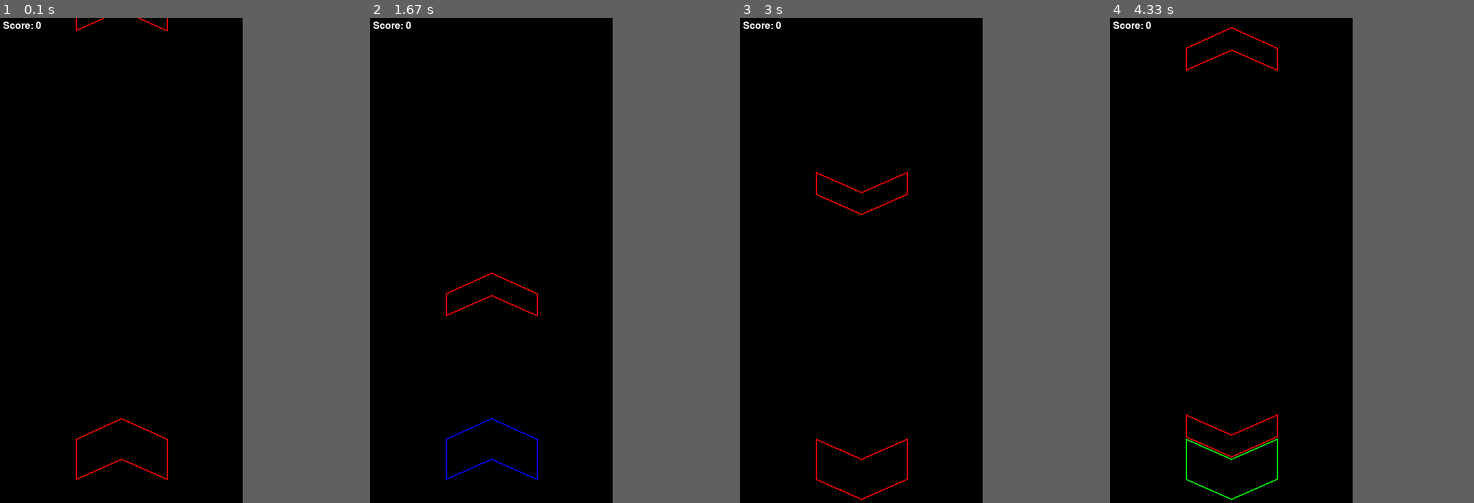
Above: before the commit, frames 1-4 (left to right).
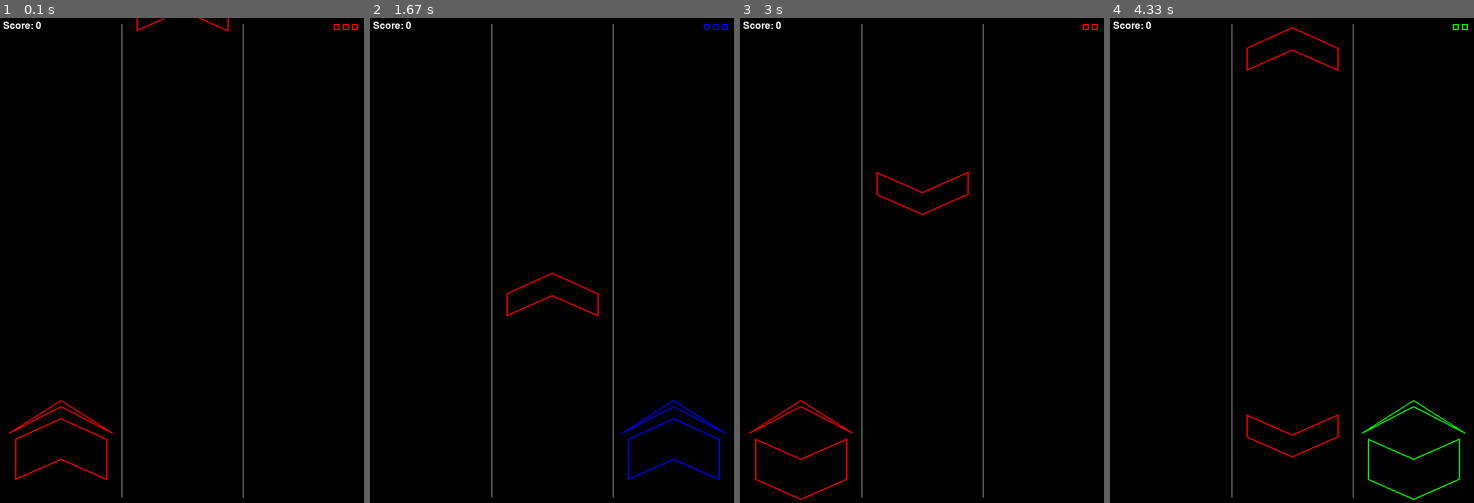
Above: after the commit, the same moments.

Repository: Rosebotics/catapult2019
Game: pygame game, started from projects/Henry_Tyler/main.py
Two runs of this game, one before a commit and one after it. Both use one fixed random seed, a clock stepped at 60 frames per second and the inputs below.
Inputs:
- Up to frame 1 (0.1 s): no input
- Up to frame 2 (1.67 s): hold Right 0.33-0.8 s; hold Up 0.83-1.13 s; hold Right 1.17-1.63 s; hold D 1.17-1.63 s
- Up to frame 3 (3 s): hold Left 1.67-2.2 s; hold A 1.67-2.2 s; hold Down 2.23-2.53 s; hold S 2.23-2.53 s; hold Left 2.57-2.97 s; hold A 2.57-2.97 s
- Up to frame 4 (4.33 s): hold Up 3-3.37 s; hold Right 3.4-4.03 s; hold D 3.4-4.03 s; hold Down from 4.07 s (still down); hold S from 4.07 s (still down)
In our replay, the window is 400x800 before the commit and 600x800 after it. These sizes can differ from the game's own. Grey fills any space a smaller window leaves; there, only what the larger window draws over its background counts as a difference.

The runs differ from the first frame. In frame 1, 1.3% of the frame differs, in the area x 2-99%, y 0-99%; in frame 2, 1.5%; in frame 3, 1.5%; in frame 4, 1.8%, in the area x 20-99%, y 1-100%.

Commit message:
project completed columns and working on timing shield

Diff:
--- a/projects/Henry_Tyler/main.py
+++ b/projects/Henry_Tyler/main.py
@@ -1,28 +1,58 @@
 import pygame, sys, random, time
 from pygame.locals import *
 
+class Column:
+    def __init__(self, screen):
+        self.screen = screen
+
+    def getX(self, column):
+        return (column * int(self.screen.get_width()/3)) + 25
+    def draw(self):
+        pygame.draw.line(self.screen, (100, 100, 100), (200, 10), (200, 790), 2)
+        pygame.draw.line(self.screen, (100, 100, 100), (400, 10), (400, 790), 2)
+
 class Player:
-    def __init__(self, screen, column, direction, color):
+    def __init__(self, screen, x, column, direction, color):
         self.screen = screen
-        self.x = 125
+        self.column = column
+        self.x = x
         self.y = 760
-        self.column = column
+        self.canBlock = False
         self.direction = direction
         self.color = color
-        self.lives = 2
+        self.lives = 3
 
     def draw(self):
-        #pygame.draw.polygon(self.screen, self.color, [(self.x, self.y), (self.x+50, self.y-20), (self.x + 100, self.y), (self.x + 100, self.y +50), (self.x + 50, self.y +30), (self.x, self.y +50)])
         if self.direction:
             pygame.draw.polygon(self.screen, self.color, [(self.x, self.y), (self.x, self.y - 66), (self.x + 75, self.y - 100), (self.x + 150, self.y - 66), (self.x + 150, self.y), (self.x + 75, self.y - 33)], 2)
-            # pygame.draw.polygon(self.screen, self.color, [(self.x, self.y), (self.x+50, self.y-20), (self.x + 100, self.y), (self.x + 100, self.y +50), (self.x + 50, self.y +30), (self.x, self.y +50)])
         else:
             pygame.draw.polygon(self.screen, self.color, [(self.x, self.y), (self.x, self.y - 66), (self.x + 75, self.y - 33), (self.x + 150, self.y - 66), (self.x + 150, self.y), (self.x + 75, self.y + 33)], 2)
-            #pygame.draw.polygon(self.screen, self.color, [(self.x, self.y), (self.x+50, self.y + 20), (self.x + 100, self.y), (self.x + 100, self.y +50), (self.x + 50, self.y + 70), (self.x, self.y +50)])
     def move(self):
         pass
     def isHit(self, enemy):
         return pygame.Rect(self.x, self.y - 33, self.x +150, self.y+100).collidepoint(enemy.x, enemy.y)
+    def drawHealth(self):
+        if self.lives == 3:
+            pygame.draw.rect(self.screen, self.color, (self.screen.get_width() - 20, 10, 10, 10), 2)
+            pygame.draw.rect(self.screen, self.color, (self.screen.get_width() - 35, 10, 10, 10), 2)
+            pygame.draw.rect(self.screen, self.color, (self.screen.get_width() - 50, 10, 10, 10), 2)
+        elif self.lives == 2:
+            pygame.draw.rect(self.screen, self.color, (self.screen.get_width() - 20, 10, 10, 10), 2)
+            pygame.draw.rect(self.screen, self.color, (self.screen.get_width() - 35, 10, 10, 10), 2)
+        elif self.lives == 1:
+            pygame.draw.rect(self.screen, self.color, (self.screen.get_width() - 20, 10, 10, 10), 2)
+        else:
+            pass
+
+    def drawShield(self):
+        pygame.draw.polygon(self.screen, self.color,
+                            [(self.x - 10, self.y - 76), (self.x + 75, self.y - 130), (self.x + 160, self.y - 76),
+                             (self.x + 75, self.y - 120)], 2)
+        # if self.direction:
+        #     pygame.draw.polygon(self.screen, self.color, [(self.x - 10, self.y - 76), (self.x + 75, self.y - 130), (self.x + 160, self.y - 76), (self.x + 75, self.y - 120)], 2)
+        # else:
+        #     pygame.draw.polygon(self.screen, self.color, [(self.x - 10, self.y - 76), (self.x + 75, self.y - 44), (self.x + 160, self.y - 76), (self.x + 75, self.y - 54)], 2)
+
 
 
 class Enemy:
@@ -31,7 +61,7 @@
         self.column = column
         self.direction = random.choice([True, False])
         self.color = random.choice([(255, 0, 0), (0, 255, 0), (0, 0, 255)])
-        self.x = 125
+        self.x = 0
         self.y = y
         self.speed = speed
         self.is_hit = False
@@ -49,8 +79,9 @@
     def __init__(self, screen):
         self.screen = screen
         self.enemy_list = []
+
     def spawn(self):
-        self.enemy_list.append(Enemy(self.screen, 1, 0, 5))
+        self.enemy_list.append(Enemy(self.screen, random.randint(0, 2), 0, 5))
 
     def draw(self):
         for enemy in self.enemy_list:
@@ -65,12 +96,14 @@
             if enemy.is_hit:
                 self.enemy_list.remove(enemy)
 
-    def isAtBottom(self):
+    def isAtBottom(self, player):
         for enemy in self.enemy_list:
             if enemy.y > self.screen.get_height():
                 self.enemy_list.remove(enemy)
+                player.lives -= 1
             elif enemy.y > self.screen.get_height() - 33 and not enemy.direction:
                 self.enemy_list.remove(enemy)
+                player.lives -= 1
 
 class Score:
     def __init__(self, screen):
@@ -87,16 +120,17 @@
     pygame.init()
     clock = pygame.time.Clock()
     pygame.display.set_caption("cool gaem")
-    screen = pygame.display.set_mode((400, 800))
+    screen = pygame.display.set_mode((600, 800))
 
-    player = Player(screen, 1, True, (255, 0, 0))
+    player = Player(screen, 1, 0, True, (255, 0, 0))
     enemy_list = EnemyList(screen)
     gameclock = time.time()
     score = Score(screen)
     enemy_list.spawn()
     up_hit = pygame.mixer.Sound("sword_hit.wav")
     down_hit = pygame.mixer.Sound("shield_hit.wav")
-    lives = 3
+    font = pygame.font.Font(None, 50)
+    column = Column(screen)
     while True:
         clock.tick(60)
         for event in pygame.event.get():
@@ -114,36 +148,48 @@
                 player.color = (0, 255, 0)
             elif pressed_keys[K_d]:
                 player.color = (0, 0, 255)
-        #   elif pressed_keys[K_a] and pressed_keys[K_s]:
-        #       player.color = (255, 255, 0)
-        #   elif pressed_keys[K_s] and pressed_keys[K_d]:
-        #       player.color = (0, 255, 255)
-        #   elif pressed_keys[K_a] and pressed_keys[K_d]:
-        #       player.color = (255, 0, 255)
-        #   elif pressed_keys[K_a] and pressed_keys[K_s] and pressed_keys[K_d]:
-        #       player.color = (255, 255, 255)
+            # -SET PLAYER COLUMN-
+            if pressed_keys[K_LEFT] and not player.column == 0:
+                player.column -= 1
+            elif pressed_keys[K_RIGHT] and not player.column == 2:
+                player.column += 1
 
             # -EXIT-
             if event.type == pygame.QUIT:
                 sys.exit()
-        if gameclock + 2 < time.time():
-            enemy_list.spawn()
-            gameclock = time.time()
-        for enemy in enemy_list.enemy_list:
-            if player.isHit(enemy) and player.direction == enemy.direction and player.color == enemy.color:
-                if player.direction:
-                    pygame.mixer.Sound.play(up_hit)
-                else:
-                    pygame.mixer.Sound.play(down_hit)
-                enemy.is_hit = True
-                score.score += 100
-        enemy_list.removeHitEnemies()
-        enemy_list.isAtBottom()
-        screen.fill(pygame.Color("Black"))
-        player.draw()
-        enemy_list.draw()
-        enemy_list.move()
-        score.draw()
+
+
+
+        if player.lives < 1:
+            text_as_image = font.render("Game Over!", False, (255, 255, 255))
+            screen.blit(text_as_image, (200, 400))
+        else:
+            player.x = column.getX(player.column)
+            if gameclock + 2 < time.time():
+                enemy_list.spawn()
+                gameclock = time.time()
+            for enemy in enemy_list.enemy_list:
+                enemy.x = column.getX(enemy.column)
+                if player.isHit(enemy) and player.direction == enemy.direction and player.color == enemy.color:
+                    if player.direction:
+                        pygame.mixer.Sound.play(up_hit)
+                    else:
+                        pygame.mixer.Sound.play(down_hit)
+                    enemy.is_hit = True
+                    score.score += 100
+                elif player.isHit(enemy):
+                    enemy.is_hit = True
+                    player.lives -= 1
+            enemy_list.removeHitEnemies()
+            enemy_list.isAtBottom(player)
+            screen.fill(pygame.Color("Black"))
+            player.draw()
+            player.drawShield()
+            player.drawHealth()
+            enemy_list.draw()
+            column.draw()
+            enemy_list.move()
+            score.draw()
         pygame.display.update()
 
 
